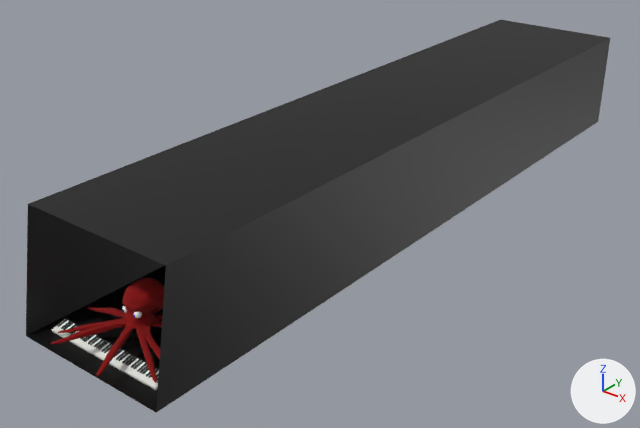
Renders of the glTF model piano.glb from each side of a commit.
Both versions are drawn from a 50 mm lens placed at (4.53, -3.3, 3.7), pointed at (-0.26, 2.69, -0.01). The lights are fixed; the arrows at lower right show +X, +Y and +Z. Where no turn or scale is listed for an object, it has been applied to the vertices. Vertices at the same position are counted once.

The older version as bpy lines, for what is in view:
```python
me_cube = bpy.data.meshes.new('Cube')
me_cube.from_pydata(...)  # 12 vertices, 16 faces; spans x -0.77..0.68, y -0.28..6.98, z -0.03..1.02
me_cube.materials.append(mat_mat_room)  # black #000000
me_mesh_001 = bpy.data.meshes.new('Mesh.001')
me_mesh_001.from_pydata(...)  # 622 vertices, 1240 faces; spans x -0.028..0.0294, y -0.0168..0.0482, z -0.0298..0.0276
# faces by material slot: [80, 1100, 60]
me_mesh_001.materials.append(mat_mat_blue_pupil)  # blue #0044e7
me_mesh_001.materials.append(mat_mat_eye_ball)  # white #ffffff
me_mesh_001.materials.append(mat_mat_blue_ris)  # dark blue #03004a
me_mesh_002 = bpy.data.meshes.new('Mesh.002')
me_mesh_002.from_pydata(...)  # 9202 vertices, 18400 faces; spans x -0.62..0.595, y -0.585..0.604, z -0.156..0.278
me_mesh_002.materials.append(mat_mat_octavius)
ob_body = bpy.data.objects.new('Body', me_mesh_002)
ob_body.location = (0.003, 0.204, 0.152)
ob_body.rotation_euler = (-0.00866, 0.0, 0.0)  # degrees (-0.5, 0, 0)
ob_eye_r = bpy.data.objects.new('Eye_R', me_mesh_001)
ob_eye_r.location = (0.06, 0.149, 0.232)
ob_room = bpy.data.objects.new('Room', me_cube)
ob_room.location = (0.034, 0.0, -0.031)
```
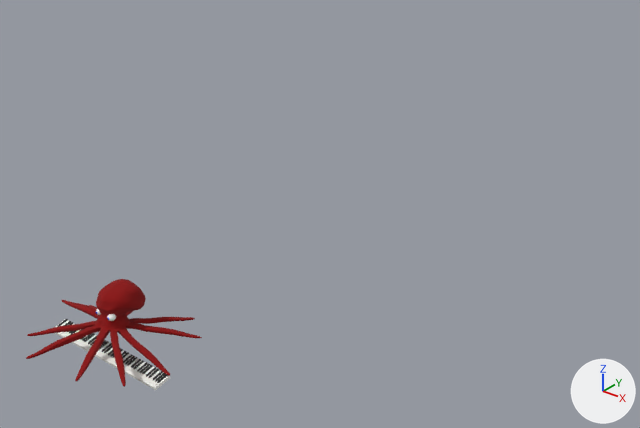
Edits to the bpy script that builds the scene:
```text
Change me_mesh_002:
    used by ob_body; location = (0.003, 0.204, 0.152); rotation_euler = (-0.00866, 0.0, 0.0), in degrees (-0.5, 0, 0)
    remove me_mesh_002.from_pydata(...)  # 9202 vertices, 18400 faces; spans x -0.62..0.595, y -0.585..0.604, z -0.156..0.278
    add me_mesh_002.from_pydata(...)  # 9202 vertices, 18400 faces; spans x -0.629..0.622, y -0.627..0.561, z 0.032..0.519
    me_mesh_002 part 1: 9202 of 9202 vertices moved; they spanned x -0.62..0.595, y -0.585..0.604, z -0.156..0.278 and now span x -0.629..0.622, y -0.627..0.561, z 0.032..0.519; mean shift (0.003, -0.027, 0.239); largest move (-0.62, 0.012, -0.145) -> (-0.629, 0.005, 0.167)
Remove ob_room:
    ob_room = bpy.data.objects.new('Room', me_cube)
    ob_room.location = (0.034, 0.0, -0.031)
Change ob_eye_r:
    ob_eye_r.location: (0.06, 0.149, 0.232) -> (0.06, -0.079, 0.323)
Change ob_body:
    ob_body.rotation_euler: (-0.00866, 0.0, 0.0) -> (0.0, 0.0, 0.0)  # degrees (-0.5, 0, 0) -> degrees (0, 0, 0)
    ob_body.location: (0.003, 0.204, 0.152) -> (0.0, 0.0, 0.0)
```

Changed parts and their boxes [x1, y1, x2, y2] in the pictures (640 x 428 px):
'Room', deleted (black): before [26, 20, 610, 412]
'Body', reshaped, moved, turned: before [51, 278, 164, 383]; after [26, 279, 202, 387]
'Eye_R', moved: before [133, 311, 142, 318]; after [107, 314, 116, 321]
